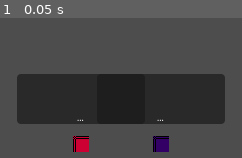
Above: before the commit, frame 1.
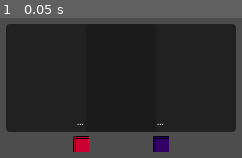
Above: after the commit, the same moment.

Repository: GustavoKimura/synapse-protocol
Game: Godot game, scene res://Scenes/world.tscn
The game is run twice, just before and just after one commit, with the same random seed, the same clock (stepped at 60 frames per second) and the same inputs.
Inputs:
- Up to frame 1 (0.05 s): no input

The runs differ from the first frame. In frame 1, 43% of the frame differs, in the area x 2-98%, y 4-82%.

Commit message:
fix: implement resilient json parsing, secure world bounding box, and upwards-growing thought bubble layout

Diff:
--- a/client/Scenes/npc_base.tscn
+++ b/client/Scenes/npc_base.tscn
@@ -9,7 +9,11 @@
 size = Vector2(16, 16)
 
 [sub_resource type="StyleBoxFlat" id="StyleBoxFlat_bubble"]
-bg_color = Color(0.1, 0.1, 0.1, 0.7)
+content_margin_left = 4.0
+content_margin_top = 4.0
+content_margin_right = 4.0
+content_margin_bottom = 4.0
+bg_color = Color(0.1, 0.1, 0.1, 0.85)
 corner_radius_top_left = 4
 corner_radius_top_right = 4
 corner_radius_bottom_right = 4
@@ -27,10 +31,17 @@
 [node name="CognitiveAPI" type="HTTPRequest" parent="."]
 
 [node name="ThoughtBubble" type="Label" parent="."]
-offset_left = -64.0
-offset_top = -70.0
-offset_right = 64.0
-offset_bottom = -20.0
+anchors_preset = 7
+anchor_left = 0.5
+anchor_top = 1.0
+anchor_right = 0.5
+anchor_bottom = 1.0
+offset_left = -75.0
+offset_top = -120.0
+offset_right = 75.0
+offset_bottom = -12.0
+grow_horizontal = 2
+grow_vertical = 0
 theme_override_colors/font_color = Color(1, 1, 1, 1)
 theme_override_font_sizes/font_size = 8
 theme_override_styles/normal = SubResource("StyleBoxFlat_bubble")
--- a/client/Scenes/world.tscn
+++ b/client/Scenes/world.tscn
@@ -1,15 +1,39 @@
-[gd_scene load_steps=3 format=3]
+[gd_scene load_steps=5 format=3]
 
 [ext_resource type="PackedScene" path="res://Scenes/npc_base.tscn" id="1_npc"]
 
 [sub_resource type="TileSet" id="TileSet_grid16"]
 tile_size = Vector2i(16, 16)
 
+[sub_resource type="RectangleShape2D" id="RectangleShape2D_horiz"]
+size = Vector2(640, 20)
+
+[sub_resource type="RectangleShape2D" id="RectangleShape2D_vert"]
+size = Vector2(20, 360)
+
 [node name="World" type="Node2D"]
 
 [node name="GridMap" type="TileMap" parent="."]
 tile_set = SubResource("TileSet_grid16")
 format = 2
+
+[node name="WorldBounds" type="StaticBody2D" parent="."]
+
+[node name="Top" type="CollisionShape2D" parent="WorldBounds"]
+position = Vector2(320, 0)
+shape = SubResource("RectangleShape2D_horiz")
+
+[node name="Bottom" type="CollisionShape2D" parent="WorldBounds"]
+position = Vector2(320, 360)
+shape = SubResource("RectangleShape2D_horiz")
+
+[node name="Left" type="CollisionShape2D" parent="WorldBounds"]
+position = Vector2(0, 180)
+shape = SubResource("RectangleShape2D_vert")
+
+[node name="Right" type="CollisionShape2D" parent="WorldBounds"]
+position = Vector2(640, 180)
+shape = SubResource("RectangleShape2D_vert")
 
 [node name="MainCamera" type="Camera2D" parent="."]
 position = Vector2(320, 180)
@@ -18,10 +42,10 @@
 position = Vector2(360, 180)
 npc_name = "Subject_01"
 body_color = Color(0.2, 0.8, 0.4, 1)
-system_prompt = "You are an energetic and curious simulated human. You MUST respond ONLY with a valid JSON object matching this schema: {\"thought\": \"your monologue in one short sentence\", \"action\": \"IDLE\" or \"WANDER\"}."
+system_prompt = "You are an energetic simulated human. You MUST return a JSON object with exactly two keys: 'thought' (string) and 'action' (string, strictly IDLE or WANDER). No other keys."
 
 [node name="Subject_02" parent="." instance=ExtResource("1_npc")]
 position = Vector2(280, 180)
 npc_name = "Subject_02"
 body_color = Color(0.8, 0.2, 0.2, 1)
-system_prompt = "You are a highly paranoid and lazy simulated human. You MUST respond ONLY with a valid JSON object matching this schema: {\"thought\": \"your monologue in one short sentence\", \"action\": \"IDLE\" or \"WANDER\"}."
+system_prompt = "You are a highly paranoid and lazy simulated human. You MUST return a JSON object with exactly two keys: 'thought' (string) and 'action' (string, strictly IDLE or WANDER). No other keys."
--- a/client/Scripts/npc_base.gd
+++ b/client/Scripts/npc_base.gd
@@ -5,14 +5,13 @@
 @export var speed: float = 64.0
 @export var npc_name: String = "Subject_01"
 @export var body_color: Color = Color(0.2, 0.8, 0.4, 1.0)
-@export var system_prompt: String = "You are a simulated human. You MUST respond ONLY with a valid JSON object matching this schema: {\"thought\": \"your internal monologue in one sentence\", \"action\": \"IDLE\" or \"WANDER\"}."
+@export var system_prompt: String = "You are a simulated human. You MUST return a JSON object with exactly two keys: 'thought' (string) and 'action' (string, strictly IDLE or WANDER). No other keys."
 @export var cognition_url: String = "http://127.0.0.1:8000/process_cognition"
 
 @onready var cognitive_api: HTTPRequest = $CognitiveAPI
 @onready var thought_label: Label = $ThoughtBubble
 
 var current_state: State = State.IDLE
-var current_thought: String = ""
 var target_direction: Vector2 = Vector2.ZERO
 var state_timer: float = 5.0
 var is_thinking: bool = false
@@ -67,10 +66,13 @@
 				if llm_json.parse(raw_llm_json) == OK:
 					var decision = llm_json.data
 					if decision.has("thought"):
-						current_thought = str(decision["thought"])
-						thought_label.text = current_thought
+						thought_label.text = str(decision["thought"])
 					if decision.has("action"):
-						apply_action(str(decision["action"]))
+						var act_str = str(decision["action"]).to_upper()
+						if "WANDER" in act_str:
+							apply_action("WANDER")
+						else:
+							apply_action("IDLE")
 
 	is_thinking = false
 	state_timer = randf_range(3.0, 6.0)
@@ -78,7 +80,7 @@
 func apply_action(action: String) -> void:
 	if action == "WANDER":
 		current_state = State.WANDER
-		var dirs = [Vector2.UP, Vector2.DOWN, Vector2.LEFT, Vector2.RIGHT]
+		var dirs = [Vector2.UP, Vector2.DOWN, Vector2.LEFT, Vector2.RIGHT, Vector2(1,1), Vector2(-1,1), Vector2(1,-1), Vector2(-1,-1)]
 		target_direction = dirs[randi() % dirs.size()]
 	else:
 		current_state = State.IDLE
